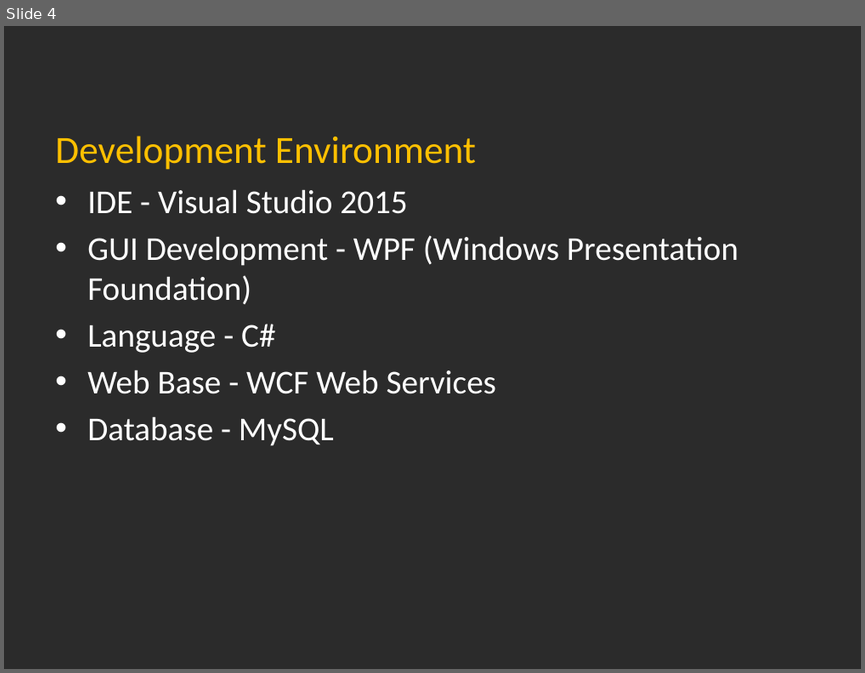
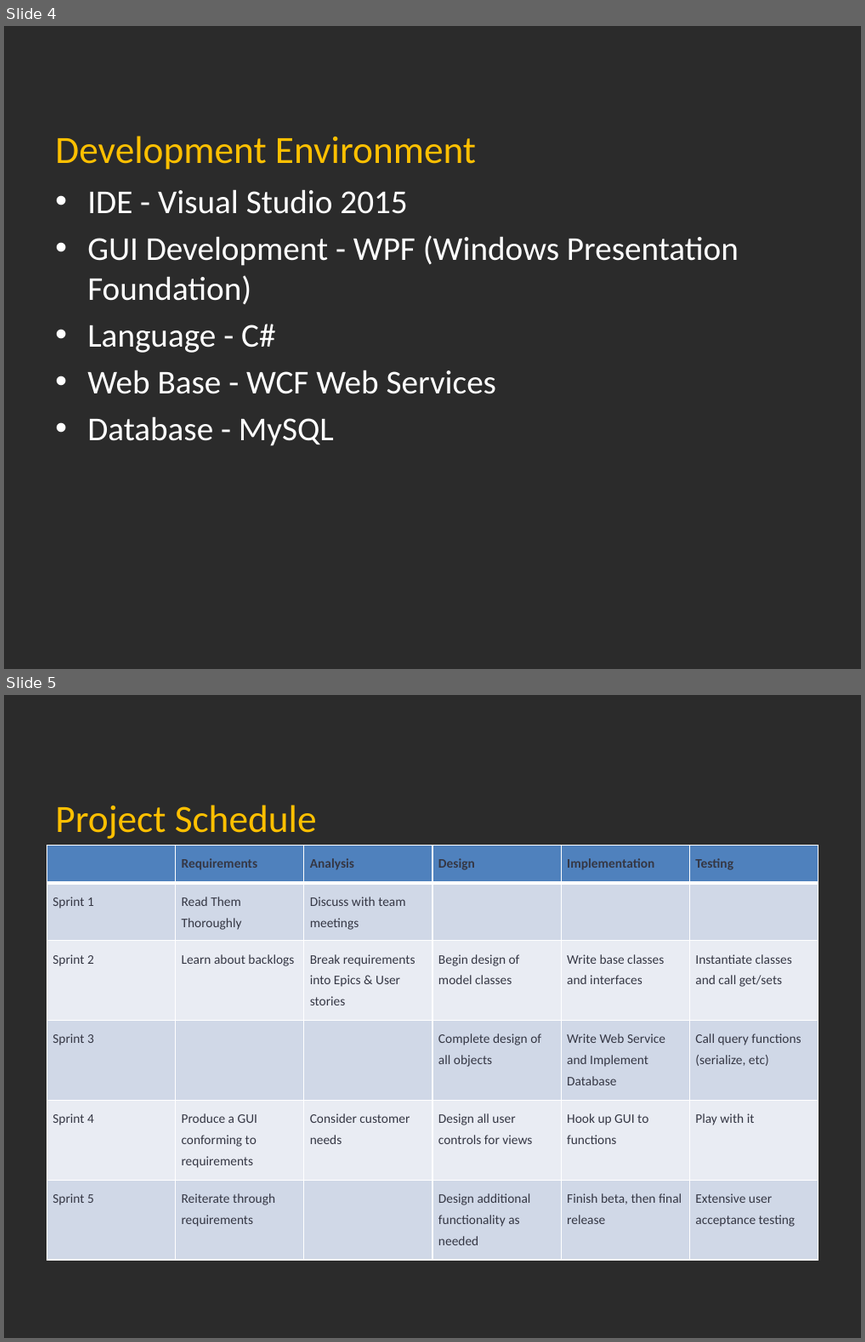
Before and after one commit to dc0059/CS499, a slide deck: Team11_Sprint1_Presentation.pptx. Shown one above the other, each under a label of ours: slide 4 before the commit, slides 4 and 5 after it. The pictures are 865x673 and 865x1342 pixels, drawn with LibreOffice and Linux fonts; fonts in the diff are those of the drawing; background and template pictures are left out; a plain dark background stands for a picture behind light text. Boxes give left, top, right and bottom in pixels: in the first picture for what was removed or moved away, otherwise in the second. Text is boxed around its words. In the diff, an @@ line names an element or a change of style, - is before the commit and + after.

```diff
--- a/Team11_Sprint1_Presentation.pptx
+++ b/Team11_Sprint1_Presentation.pptx
@@ slide 5 added at [4, 695, 861, 1338], background picture (left out) @@
@@ title added at [55, 805, 317, 839], 32.4 pt, text #FFC000 @@
+Project Schedule
@@ table added at [46, 845, 818, 1259], 6 rows, 6 columns @@
+ | Requirements | Analysis | Design | Implementation | Testing
+Sprint 1 | Read Them Thoroughly | Discuss with team meetings |  |  | 
+Sprint 2 | Learn about backlogs | Break requirements into Epics & User stories | Begin design of model classes | Write base classes and interfaces | Instantiate classes and call get/sets
+Sprint 3 |  |  | Complete design of all objects | Write Web Service and Implement Database | Call query functions (serialize, etc)
+Sprint 4 | Produce a GUI conforming to requirements | Consider customer needs | Design all user controls for views | Hook up GUI to functions | Play with it
+Sprint 5 | Reiterate through requirements |  | Design additional functionality as needed | Finish beta, then final release | Extensive user acceptance testing
```
Also in this commit, not shown: 1 slide changed, 2 other slides added, 1 slide removed, 2 other files.
